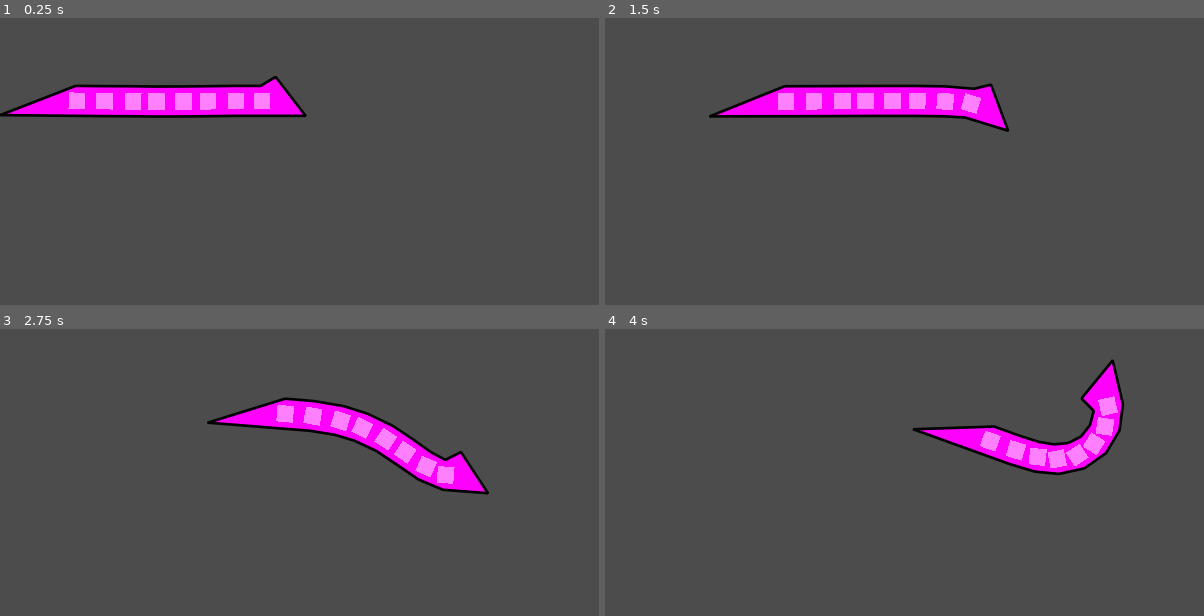
Above: before the commit, frames 1-4 (two rows, left to right).
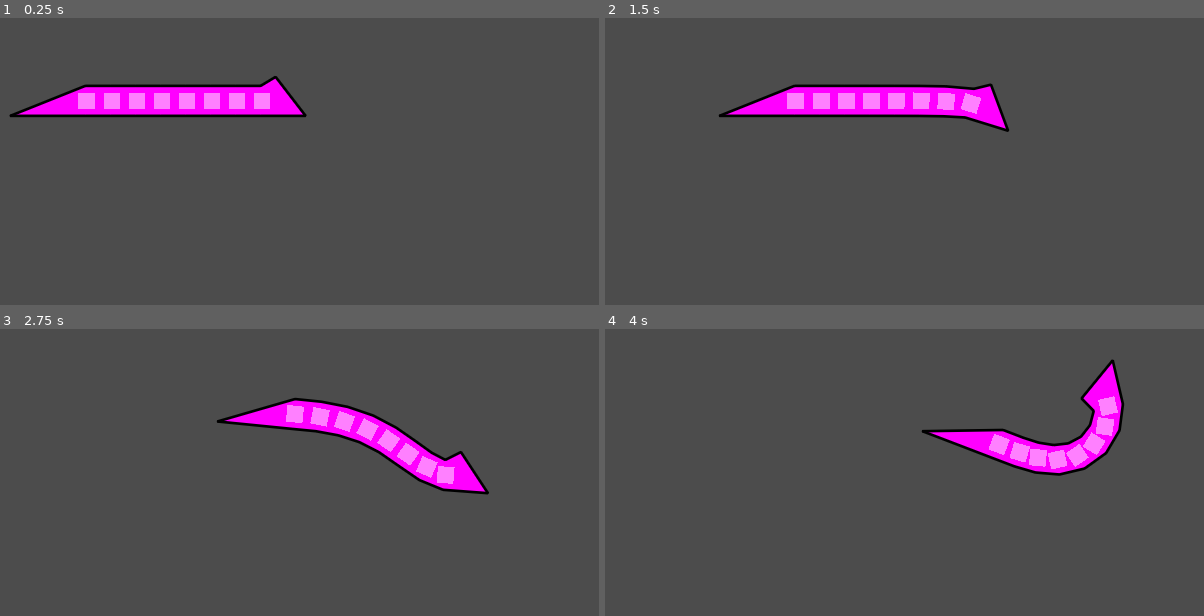
Above: after the commit, the same moments.

Repository: elektito/wyrmsim
Game: Godot game, scene res://World.tscn
The game is run twice, just before and just after one commit, with the same random seed, the same clock (stepped at 60 frames per second) and the same inputs. The engine's default icon, where the game draws it, is replaced by a stand-in: a white triangle on a blue panel in a dark square.
Inputs:
- Up to frame 1 (0.25 s): no input
- Up to frame 2 (1.5 s): hold D (right) 0.53-1.28 s; hold S (down) from 1.28 s (still down)
- Up to frame 3 (2.75 s): release S (down) at 2.03 s; hold D (right) from 2.03 s (still down)
- Up to frame 4 (4 s): release D (right) at 2.78 s; hold W (up) 2.78-3.53 s; hold A (left) from 3.53 s (still down)

The runs differ from the first frame. In frame 1, 1.4% of the frame differs, in the area x 0-41%, y 22-35%; in frame 2, 1.2%; in frame 3, 1.3%; in frame 4, 0.9%.

Commit message:
Have segments auto-arrange themselves

Diff:
--- a/Segment.gd
+++ b/Segment.gd
@@ -15,6 +15,8 @@
 		original_distance = (leading_node.global_position - global_position).length()
 		$target.visible = show_debug
 		$target_line.visible = show_debug
+		position.y = leading_node.position.y
+		position.x = leading_node.position.x - 60
 	else:
 		$target.visible = false
 		$target_line.visible = false
